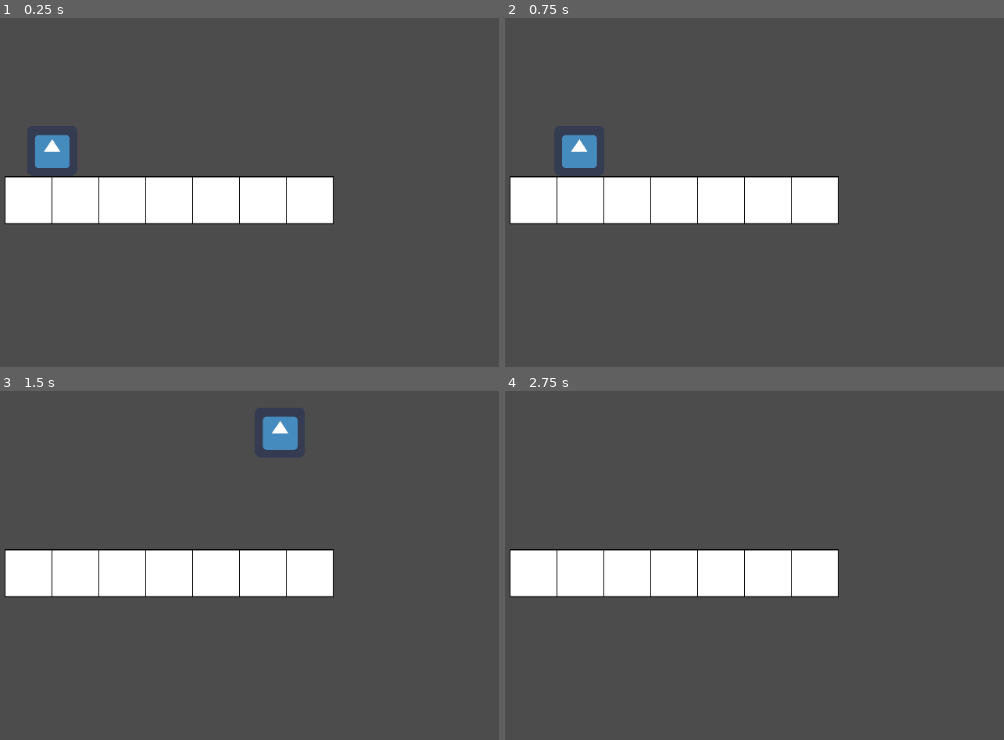
Above: before the commit, frames 1-4 (two rows, left to right).
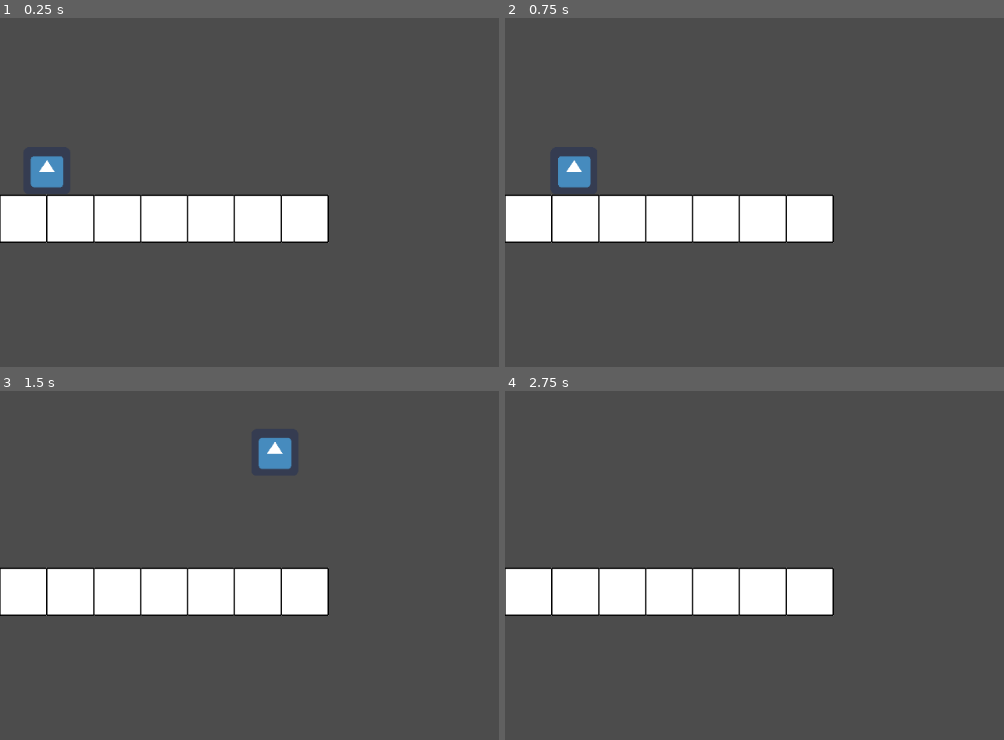
Above: after the commit, the same moments.

Repository: BraunTom/TrueTurnTurnTurn
Game: Godot game, scene res://level1/Node2D.tscn
Two runs of this game, one before a commit and one after it. Both use one fixed random seed, a clock stepped at 60 frames per second and the inputs below. The engine's default icon, where the game draws it, is replaced by a stand-in: a white triangle on a blue panel in a dark square.
Inputs:
- Up to frame 1 (0.25 s): no input
- Up to frame 2 (0.75 s): tap Enter at 0.5 s; hold Right (ui_right) from 0.53 s (still down)
- Up to frame 3 (1.5 s): keep holding Right (ui_right); tap Up (ui_up) at 0.77 s
- Up to frame 4 (2.75 s): tap Up (ui_up) at 1.52 s; release Right (ui_right) at 2.03 s; hold Left (ui_left) from 2.03 s (still down)

The runs differ from the first frame. In frame 1, 8.7% of the frame differs, in the area x 0-67%, y 33-65%; in frame 2, 8.7%; in frame 3, 9.0%, in the area x 0-67%, y 7-65%; in frame 4, 8.0%.

Commit message:
fix blocks maybe

Diff:
--- a/TrueTurnTurnTurn/Blocks/BasicBlock.tscn
+++ b/TrueTurnTurnTurn/Blocks/BasicBlock.tscn
@@ -33,4 +33,3 @@
 position = Vector2( -0.00143576, 0.0210924 )
 scale = Vector2( 0.370593, 0.370241 )
 texture = ExtResource( 1 )
-_sections_unfolded = [ "Region" ]
--- a/TrueTurnTurnTurn/Player.tscn
+++ b/TrueTurnTurnTurn/Player.tscn
@@ -17,17 +17,19 @@
 custom_solver_bias = 0.0
 extents = Vector2( 10, 10 )
 
-[node name="Player" type="KinematicBody2D" index="0"]
+[node name="Player" type="KinematicBody2D"]
 
-position = Vector2( 148.571, 136.19 )
+position = Vector2( -9.53674e-07, -9.53674e-07 )
+scale = Vector2( 0.9375, 0.9375 )
 input_pickable = false
 collision_layer = 1
 collision_mask = 1
 collision/safe_margin = 0.001
 script = ExtResource( 1 )
-gravityConst = -15.3
+_sections_unfolded = [ "collision" ]
+gravityConst = -0.3
 jumpStrength = 5.0
-maxSpeed = Vector2( 1000, 1000 )
+maxSpeed = Vector2( 10, 10 )
 
 [node name="AnimatedSprite" type="AnimatedSprite" parent="." index="0"]
 
--- a/TrueTurnTurnTurn/level1/Node2D.tscn
+++ b/TrueTurnTurnTurn/level1/Node2D.tscn
@@ -4,8 +4,6 @@
 [ext_resource path="res://Blocks/BasicBlock.tscn" type="PackedScene" id=2]
 
 [node name="Level1" type="Node2D"]
-
-position = Vector2( 6.66669, -23.8095 )
 
 [node name="Player" parent="." index="0" instance=ExtResource( 1 )]
 
